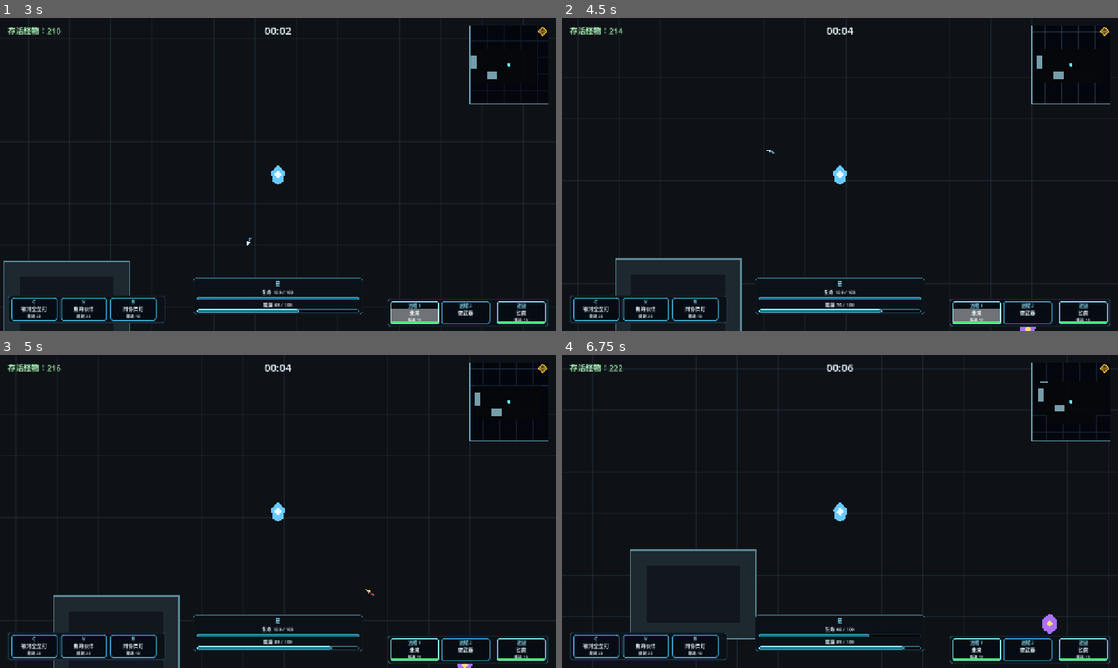
Above: before the commit, frames 1-4 (two rows, left to right).
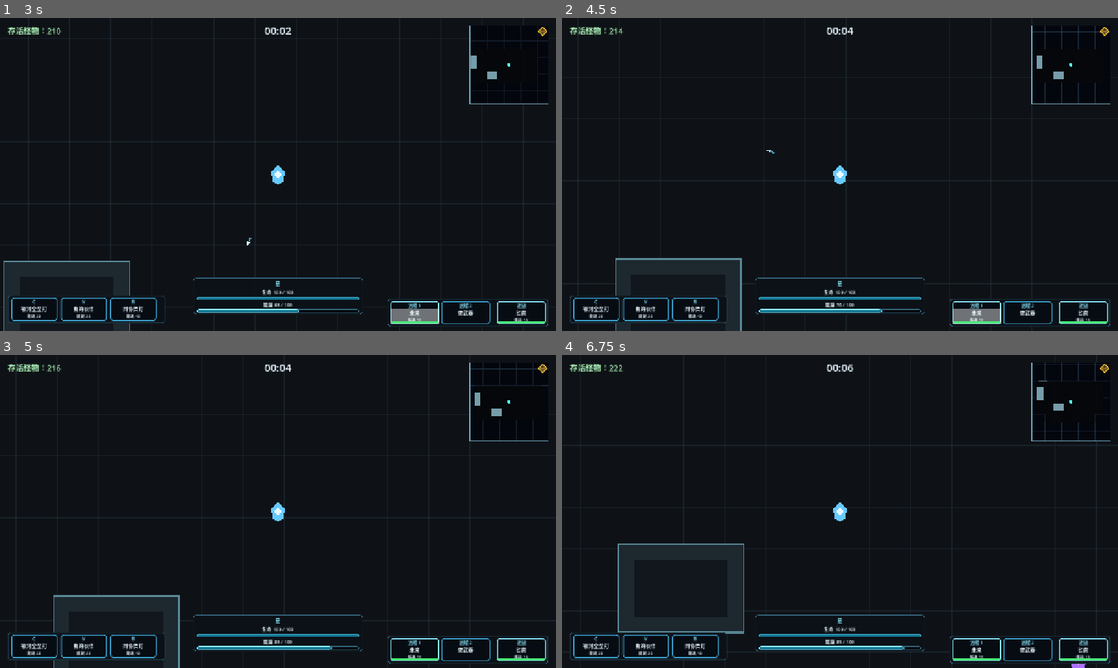
Above: after the commit, the same moments.

Repository: LisBam/StarHacker
Game: Godot game, scene res://scenes/game/game_world.tscn
Same seed, same stepped clock (60 frames per second), same inputs: the game is played once before the commit and once after it. This scene is started directly instead of the project's main scene.
Inputs (mouse positions are in pixels of both pictures, inside the frame that each line leads up to):
- Up to frame 1 (3 s): tap Enter at 0.5 s; move the mouse to (400, 158) at 0.52 s; hold D (move_right) 0.53-1.25 s; click (400, 158) at 0.6 s; drag from (166, 190) to (300, 174) at 1.27 s; tap Space (dodge) at 2, 2.1 s; move the mouse to (333, 105) at 2.02 s; hold D (move_right) 2.03-2.75 s; drag from (250, 237) to (300, 174) at 2.77 s
- Up to frame 2 (4.5 s): tap Enter at 3.5 s; move the mouse to (1006, 221) at 3.52 s; hold A (move_left) 3.53-4.25 s; tap H (select_hack_protocol) at 3.6 s; drag from (673, 127) to (756, 96) at 4.27 s
- Up to frame 3 (5 s): no input
- Up to frame 4 (6.75 s): tap Space (dodge) at 5 s; move the mouse to (867, 511) at 5.02 s; hold S (move_down) 5.03-5.75 s; tap 1 (switch_ranged_1) at 5.1 s; click (867, 511) at 5.17 s; drag from (756, 433) to (728, 527) at 5.77 s; move the mouse to (962, 495) at 6.52 s; hold W (move_up) from 6.53 s (still down); tap Mouse wheel down (switch_ranged_next) at 6.6 s

Frame 1 is identical in both runs. In frame 2, less than 0.1% of the frame differs, in the area x 82-86%, y 98-100%; in frame 3, less than 0.1%; in frame 4, 1.3%, in the area x 3-99%, y 2-100%.

Commit message:
1. 新增首次成功撤离前的怪物新手保护   2. 新增首次成功撤离后的保护结束提示   3. 同步联机怪物保护倍率与协议版本   4. 新增新手保护自动验证   5. 完善新手保护机制与框架文档

Diff:
--- a/project.godot
+++ b/project.godot
@@ -33,6 +33,7 @@
 BankService="*res://scripts/game/bank_service.gd"
 DispatchService="*res://scripts/game/dispatch_service.gd"
 StatsService="*res://scripts/game/stats_service.gd"
+NewcomerProtectionService="*res://scripts/game/newcomer_protection_service.gd"
 BountyService="*res://scripts/game/bounty_service.gd"
 SceneTransition="*res://scripts/game/scene_transition.gd"
 NetworkSession="*res://scripts/game/network_session.gd"
--- a/scripts/components/monster_simulation_manager.gd
+++ b/scripts/components/monster_simulation_manager.gd
@@ -47,6 +47,8 @@
 var _additional_anchor_nodes: Array[Node2D] = []
 ## 模式扩展效果倍率；默认空字典由怪物接口按中性值解析，GameWorld 初始化后写入风险合约整局配置。
 var _mode_extension_multipliers: Dictionary = {}
+## 新手保护怪物战斗属性倍率；默认 1.0 表示中性，GameWorld 在本局创建虚拟人口前写入主机权威值。
+var _newcomer_protection_multiplier: float = 1.0
 
 
 func initialize(player: Node2D, monster_parent: Node = null, target: Node = null, monster_group: StringName = &"") -> void:
@@ -65,6 +67,11 @@
 func set_mode_extension_multipliers(effect_multipliers: Dictionary) -> void:
 	## 缓存整局模式扩展倍率；虚拟人口每次实体化都重新应用，卸载记录只需继续保存生命比例。
 	_mode_extension_multipliers = effect_multipliers.duplicate(true)
+
+
+func set_newcomer_protection_multiplier(attribute_multiplier: float) -> void:
+	## 缓存本局新手保护倍率；每次虚拟记录实体化时重新应用，休眠重载不会遗漏或重复叠加。
+	_newcomer_protection_multiplier = clampf(attribute_multiplier, 0.01, 1.0)
 
 
 func _get_min_anchor_distance_squared(world_position: Vector2) -> float:
@@ -260,6 +267,8 @@
 		monster.scale *= Vector2(size_multiplier, size_multiplier)
 	if monster.has_method("apply_mode_extension_multipliers"):
 		monster.call("apply_mode_extension_multipliers", _mode_extension_multipliers)
+	if monster.has_method("apply_newcomer_protection_multiplier"):
+		monster.call("apply_newcomer_protection_multiplier", _newcomer_protection_multiplier)
 	if not _monster_group.is_empty():
 		monster.add_to_group(_monster_group)
 
--- a/scripts/enemies/basic_monster.gd
+++ b/scripts/enemies/basic_monster.gd
@@ -286,6 +286,8 @@
 var _spawn_size_multiplier: float = 1.0
 ## 出生属性倍率；取值通常为 0.7 到 1.3，默认 1，统一作用于生命、伤害、移速、攻击距离和攻击节奏。
 var _spawn_attribute_multiplier: float = 1.0
+## 新手保护战斗属性倍率；取值为 0.01 到 1，默认 1 表示不降级，生成路径在首次成功撤离前写入 0.5。
+var _newcomer_protection_multiplier: float = 1.0
 ## AI 决策剩余时间；默认 0 表示首次物理帧立即决策，ready 后会随机错峰避免所有怪物同帧射线和寻路。
 var _ai_update_remaining: float = 0.0
 ## AI 决策累计时间；默认 0，低频更新时累加真实经过时间供记忆、冷却和巡逻计时使用。
@@ -338,6 +340,37 @@
 	current_health = max_health
 	move_speed *= move_speed_multiplier
 	attack_power *= attack_power_multiplier
+	if is_inside_tree():
+		refresh_ai_configuration()
+		health_changed.emit(current_health, max_health)
+
+
+func apply_newcomer_protection_multiplier(attribute_multiplier: float) -> void:
+	## 应用首次成功撤离前的统一怪物战斗属性降级；本函数在出生随机与风险合约后仅调用一次。
+	## 冷却使用倍率的倒数，使 0.5 表示每秒攻击次数降为 50%，而不是把等待时间缩短为一半。
+	# 标准化保护倍率；最高限制为 1 防止配置错误把新手保护变成怪物强化。
+	var resolved_multiplier: float = clampf(attribute_multiplier, 0.01, 1.0)
+	_newcomer_protection_multiplier = resolved_multiplier
+	max_health *= resolved_multiplier
+	current_health = minf(current_health * resolved_multiplier, max_health)
+	max_shield *= resolved_multiplier
+	current_shield = minf(current_shield * resolved_multiplier, max_shield)
+	attack_damage *= resolved_multiplier
+	attack_power *= resolved_multiplier
+	defense_power *= resolved_multiplier
+	toughness *= resolved_multiplier
+	attack_impact_force *= resolved_multiplier
+	attack_front_recoil_force *= resolved_multiplier
+	attack_recoil_force *= resolved_multiplier
+	move_speed *= resolved_multiplier
+	vision_range *= resolved_multiplier
+	attack_range *= resolved_multiplier
+	attack_cooldown /= resolved_multiplier
+	# 已存在的护盾组件；直接实例化以外的运行时调用也同步更新组件，避免组件仍保留旧上限。
+	if _shield_component != null and _shield_component.has_method("configure_shield"):
+		_shield_component.call("configure_shield", max_shield, false)
+		if _shield_component.has_method("set_shield"):
+			_shield_component.call("set_shield", current_shield)
 	if is_inside_tree():
 		refresh_ai_configuration()
 		health_changed.emit(current_health, max_health)
--- a/scripts/enemies/ranged_monster.gd
+++ b/scripts/enemies/ranged_monster.gd
@@ -50,6 +50,20 @@
 	ranged_projectile_damage *= resolved_attribute_multiplier
 	ranged_projectile_impact_force *= resolved_attribute_multiplier
 	cooldown /= resolved_attribute_multiplier
+
+
+func apply_newcomer_protection_multiplier(attribute_multiplier: float) -> void:
+	## 应用远程怪物专属的保护期战斗降级；基础通用属性由父类处理，弹体与射程在此补齐。
+	# 标准化保护倍率；最高为 1，避免网络或配置异常把保护期远程怪物强化。
+	var resolved_multiplier: float = clampf(attribute_multiplier, 0.01, 1.0)
+	super.apply_newcomer_protection_multiplier(resolved_multiplier)
+	shoot_range *= resolved_multiplier
+	keep_distance *= resolved_multiplier
+	ranged_projectile_speed *= resolved_multiplier
+	ranged_projectile_damage *= resolved_multiplier
+	ranged_projectile_max_distance *= resolved_multiplier
+	ranged_projectile_impact_force *= resolved_multiplier
+	cooldown /= resolved_multiplier
 
 
 func _ready() -> void:
--- a/scripts/game/game_world.gd
+++ b/scripts/game/game_world.gd
@@ -474,6 +474,9 @@
 			if _monster_simulation_manager.has_method("set_mode_extension_multipliers"):
 				# 怪物扩展倍率；虚拟人口每次物化时统一应用，反复卸载与恢复不会重复叠加。
 				_monster_simulation_manager.call("set_mode_extension_multipliers", _mode_extension_effect_multipliers)
+			if _monster_simulation_manager.has_method("set_newcomer_protection_multiplier"):
+				# 新手保护倍率；由主机本地档案决定，虚拟人口和直接实例化回退路径均使用同一倍率。
+				_monster_simulation_manager.call("set_newcomer_protection_multiplier", _get_newcomer_protection_monster_attribute_multiplier())
 			# 同时活跃敌人上限缩放；骇入模式倍率（零装 0.6、超频 2.0）与联机成员倍率统一应用，标准单机保持原值。
 			_base_materialized_monster_limit = int(_monster_simulation_manager.get("max_materialized_monsters"))
 			_refresh_hack_protocol_population_limit()
@@ -2806,11 +2809,22 @@
 
 
 func _apply_mode_extension_monster_effects(monster: Node2D) -> void:
-	## 把风险合约的怪物属性倍率交给怪物自身处理；直接生成与虚拟人口实体化路径均使用同一接口。
+	## 按固定顺序把风险合约与新手保护交给怪物自身处理；直接生成与虚拟人口实体化路径均使用同一接口。
 	if monster == null:
 		return
 	if monster.has_method("apply_mode_extension_multipliers"):
 		monster.call("apply_mode_extension_multipliers", _mode_extension_effect_multipliers)
+	if monster.has_method("apply_newcomer_protection_multiplier"):
+		monster.call("apply_newcomer_protection_multiplier", _get_newcomer_protection_monster_attribute_multiplier())
+
+
+func _get_newcomer_protection_monster_attribute_multiplier() -> float:
+	## 返回本局怪物应使用的新手保护倍率；联机由主机生成路径读取自身档案并通过敌人生成消息同步给客户端。
+	# 新手保护服务；缺失时按中性倍率运行，避免独立场景或旧测试缺少 AutoLoad 时阻断怪物生成。
+	var newcomer_protection_service: Node = get_tree().root.get_node_or_null("NewcomerProtectionService")
+	if newcomer_protection_service == null or not newcomer_protection_service.has_method("get_monster_attribute_multiplier"):
+		return 1.0
+	return clampf(float(newcomer_protection_service.call("get_monster_attribute_multiplier")), 0.01, 1.0)
 
 
 func _get_target_monster_population() -> int:
--- a/scripts/game/network_combat_sync.gd
+++ b/scripts/game/network_combat_sync.gd
@@ -558,7 +558,7 @@
 
 
 func _broadcast_enemy_add(enemy_id: int, monster: Node2D) -> void:
-	## 广播一名敌人的生成参数；客户端据此实例化同场景傀儡并还原体型与属性倍率。
+	## 广播一名敌人的生成参数；客户端据此实例化同场景傀儡并还原体型、出生属性与主机新手保护倍率。
 	_network_session.call("broadcast_combat_message", {
 		"t": "enemy_add",
 		"id": enemy_id,
@@ -567,6 +567,7 @@
 		"y": monster.global_position.y,
 		"sm": float(monster.get("_spawn_size_multiplier")) if monster.get("_spawn_size_multiplier") != null else 1.0,
 		"am": float(monster.get("_spawn_attribute_multiplier")) if monster.get("_spawn_attribute_multiplier") != null else 1.0,
+		"npm": float(monster.get("_newcomer_protection_multiplier")) if monster.get("_newcomer_protection_multiplier") != null else 1.0,
 		"hp": float(monster.get("current_health")),
 		"mhp": float(monster.get("max_health")),
 	}, true)
@@ -650,6 +651,9 @@
 		return
 	if puppet.has_method("apply_spawn_variation"):
 		puppet.call("apply_spawn_variation", float(payload.get("sm", 1.0)), float(payload.get("am", 1.0)))
+	if puppet.has_method("apply_newcomer_protection_multiplier"):
+		# 主机保护倍率；客户端只按主机权威值还原傀儡，避免不同玩家档案导致同一怪物的本地伤害公式分歧。
+		puppet.call("apply_newcomer_protection_multiplier", clampf(float(payload.get("npm", 1.0)), 0.01, 1.0))
 	if puppet.has_method("enter_network_puppet_mode"):
 		puppet.call("enter_network_puppet_mode", Callable(self, "_on_puppet_damage_forward"))
 	# 傀儡的敌人网络编号元数据；受击转发按该编号定位主机权威敌人，避免每次命中反查傀儡表。
--- a/scripts/game/network_session.gd
+++ b/scripts/game/network_session.gd
@@ -33,8 +33,8 @@
 const DISCOVERY_REQUEST_MAGIC: String = "star_hacker_room_probe_v1"
 ## 房间探测回复魔法字符串；客户端只接受携带该标识的回复。
 const DISCOVERY_REPLY_MAGIC: String = "star_hacker_room_reply_v1"
-## 联机协议版本；版本 3 新增局内骇入协议快照与团队平均代价，版本不一致的房间会显示为不可加入。
-const PROTOCOL_VERSION: int = 3
+## 联机协议版本；版本 4 在敌人生成消息新增主机新手保护倍率，版本不一致的房间会显示为不可加入。
+const PROTOCOL_VERSION: int = 4
 ## 房间最大成员数量；默认 4 人小队，超出后主机会拒绝新的连接。
 const MAX_PLAYERS: int = 4
 ## 房间探测广播间隔；单位秒，发现开启期间按该周期向局域网发送探测请求。
--- /dev/null
+++ b/scripts/game/newcomer_protection_service.gd
@@ -0,0 +1,138 @@
+extends Node
+
+## 新手保护服务维护“尚未首次成功撤离”的永久进度，并向战斗世界提供统一的怪物战斗属性倍率。
+## 本服务只订阅 GlobalInventory 的正式结算状态，不依赖 HUD、地图或具体怪物类型；首次成功撤离后立即持久化结束状态。
+## 任何展示层可在结算后消费一次结束提示，但战斗期间不会向玩家展示保护正在生效的提示。
+
+## 首次成功撤离完成信号；HUD 等展示层可订阅并在当前结算流程中弹出一次结束提示。
+signal first_successful_extraction_completed
+
+## 新手保护独立存档路径；与库存、统计分离，保证首次撤离资格不受统计字段扩展影响。
+const SAVE_PATH: String = "user://newcomer_protection_state.json"
+## 新手保护存档版本；默认 1 仅保存首次成功撤离完成状态，未来字段调整时用于兼容读取。
+const SAVE_VERSION: int = 1
+## 保护期怪物战斗属性倍率；默认 0.50 表示生命、伤害、防御、移速等战斗属性降低至原来的 50%。
+const MONSTER_ATTRIBUTE_MULTIPLIER: float = 0.50
+## 成功撤离结算结果标识；与 GlobalInventory 的正式成功结算结果保持一致，其他结果不会结束保护。
+const SUCCESS_OUTCOME_RESULT: String = "success"
+
+## 是否已完成首次成功撤离；默认 false，false 时新手保护有效，首次正式成功结算后永久写为 true。
+var _has_completed_first_successful_extraction: bool = false
+## 结束提示是否尚未被 HUD 消费；默认 false，只在本次运行首次成功撤离后为 true，不写入存档避免跨场景重复弹窗。
+var _completion_notice_pending: bool = false
+## 全局库存服务缓存；默认从 AutoLoad 获取，用于监听正式对局状态转换与读取最后结算结果。
+var _global_inventory: Node
+
+
+func _ready() -> void:
+	## 服务在暂停状态下也需要可靠完成结算状态持久化，避免结算遮罩暂停场景树时遗漏写盘。
+	process_mode = Node.PROCESS_MODE_ALWAYS
+	# 存档读取结果；首次引入本服务时用于决定是否需要从既有生涯统计迁移已完成的成功撤离记录。
+	var state_loaded: bool = _load_state()
+	_migrate_existing_successful_extraction(state_loaded)
+	_connect_global_inventory()
+
+
+func _notification(what: int) -> void:
+	## 关闭窗口前再次写入已经结束的保护状态，防止结算后立刻关闭游戏造成状态回退。
+	if what == NOTIFICATION_WM_CLOSE_REQUEST:
+		_save_state()
+
+
+func is_newcomer_protection_active() -> bool:
+	## 返回当前档案是否仍处于首次成功撤离前；战斗世界只读取此查询，不直接访问服务私有状态。
+	return not _has_completed_first_successful_extraction
+
+
+func get_monster_attribute_multiplier() -> float:
+	## 返回当前怪物战斗属性倍率；保护结束后固定返回中性值 1.0，调用方可直接与其他模式倍率相乘。
+	return MONSTER_ATTRIBUTE_MULTIPLIER if is_newcomer_protection_active() else 1.0
+
+
+func consume_completion_notice() -> bool:
+	## 消费本次运行的首次撤离结束提示；同一结算流程重复查询只会有第一次返回 true。
+	if not _completion_notice_pending:
+		return false
+	_completion_notice_pending = false
+	return true
+
+
+func _connect_global_inventory() -> void:
+	## 连接正式结算状态源；AutoLoad 顺序异常时延后一帧重试，服务缺失不会阻断其他系统启动。
+	_global_inventory = get_tree().root.get_node_or_null("GlobalInventory")
+	if _global_inventory == null:
+		call_deferred("_connect_global_inventory")
+		return
+	if _global_inventory.has_signal("run_state_changed") and not _global_inventory.is_connected("run_state_changed", Callable(self, "_on_run_state_changed")):
+		_global_inventory.connect("run_state_changed", Callable(self, "_on_run_state_changed"))
+
+
+func _on_run_state_changed() -> void:
+	## 在正式对局结束时读取统一结算结果；开始对局、失败、逃跑和训练场都不会改变首次撤离资格。
+	if _has_completed_first_successful_extraction or _global_inventory == null:
+		return
+	if _global_inventory.has_method("is_combat_run_active") and bool(_global_inventory.call("is_combat_run_active")):
+		return
+	if not _global_inventory.has_method("get_last_run_outcome"):
+		return
+	# 最近结算结果；只有库存服务已经完成正式成功结算时才包含 success 标识。
+	var outcome: Dictionary = _global_inventory.call("get_last_run_outcome") as Dictionary
+	if str(outcome.get("result", "")) != SUCCESS_OUTCOME_RESULT:
+		return
+	_has_completed_first_successful_extraction = true
+	_completion_notice_pending = true
+	_save_state()
+	first_successful_extraction_completed.emit()
+
+
+func _migrate_existing_successful_extraction(state_loaded: bool) -> void:
+	## 首次引入独立保护存档时，读取既有生涯统计迁移已成功撤离的老档，避免老玩家重新获得保护。
+	if state_loaded or _has_completed_first_successful_extraction:
+		return
+	# 生涯统计服务；本服务注册在 StatsService 之后，缺失或独立测试时保持新档保护默认值。
+	var stats_service: Node = get_tree().root.get_node_or_null("StatsService")
+	if stats_service == null or not stats_service.has_method("get_statistics_snapshot"):
+		return
+	# 生涯统计快照；成功撤离大于 0 时说明该档已经越过首次撤离门槛，不应再次显示结束提示。
+	var statistics_snapshot: Dictionary = stats_service.call("get_statistics_snapshot") as Dictionary
+	if int(statistics_snapshot.get("total_success_extractions", 0)) <= 0:
+		return
+	_has_completed_first_successful_extraction = true
+	_save_state()
+
+
+func _save_state() -> void:
+	## 持久化首次撤离完成状态；只有项目注册的唯一 AutoLoad 可以写入，独立测试实例保持纯内存。
+	if get_tree() == null or get_tree().root.get_node_or_null("NewcomerProtectionService") != self:
+		return
+	# 存档数据；只保存永久进度，不保存当前弹窗是否已展示等运行期 UI 状态。
+	var save_data: Dictionary = {
+		"version": SAVE_VERSION,
+		"has_completed_first_successful_extraction": _has_completed_first_successful_extraction,
+	}
+	# 存档文件；打开失败时保留内存状态，后续结算或退出时会再次尝试写入。
+	var save_file: FileAccess = FileAccess.open(SAVE_PATH, FileAccess.WRITE)
+	if save_file != null:
+		save_file.store_string(JSON.stringify(save_data))
+		save_file.close()
+
+
+func _load_state() -> bool:
+	## 读取首次撤离完成状态；文件缺失、损坏或字段异常时按新档保护有效处理。
+	if not FileAccess.file_exists(SAVE_PATH):
+		return false
+	# 存档文件；无法读取时继续保持默认保护状态。
+	var save_file: FileAccess = FileAccess.open(SAVE_PATH, FileAccess.READ)
+	if save_file == null:
+		return false
+	# 存档文本；读取后立即关闭句柄，避免后续结算覆盖状态时占用同一文件。
+	var save_text: String = save_file.get_as_text()
+	save_file.close()
+	# 解析结果；仅接受字典根节点，避免错误数据关闭玩家的新手保护。
+	var parsed_data: Variant = JSON.parse_string(save_text)
+	if not (parsed_data is Dictionary):
+		return false
+	# 存档字典；当前版本只读取完成标识，缺失字段按 false 处理以兼容旧档。
+	var save_data: Dictionary = parsed_data as Dictionary
+	_has_completed_first_successful_extraction = bool(save_data.get("has_completed_first_successful_extraction", false))
+	return true
--- a/scripts/game/save_archive_service.gd
+++ b/scripts/game/save_archive_service.gd
@@ -29,6 +29,7 @@
 	"banner_notification_settings.cfg",
 	"debug_settings.cfg",
 	"global_inventory.json",
+	"newcomer_protection_state.json",
 	"shop_state.json",
 	"stock_market_state.json",
 	"mining_farm_state.json",
--- a/scripts/ui/combat_hud.gd
+++ b/scripts/ui/combat_hud.gd
@@ -421,6 +421,8 @@
 var _developer_training_access_unlocked: bool = false
 ## 逃跑二次确认弹窗；默认运行时创建并在暂停状态处理输入，确认后才执行正式战斗损失结算。
 var _escape_confirmation_dialog: CommonConfirmationDialog
+## 新手保护结束提示弹窗；默认运行时创建，仅在玩家本档首次成功撤离的结算后展示一次。
+var _newcomer_protection_ended_dialog: CommonConfirmationDialog
 ## 当前结算结构化结果；默认空字典，结算弹窗打开后缓存获得与丢失条目供分类按钮重复重建。
 var _settlement_outcome: Dictionary = {}
 ## 结算获得物品主分类；取值为 all、weapons 或 resources，默认全部与战斗背包分类入口一致。
@@ -569,6 +571,7 @@
 	_build_risk_contract_view()
 	_build_hack_protocol_view()
 	_build_escape_confirmation_dialog()
+	_build_newcomer_protection_ended_dialog()
 	_build_combat_status_panel()
 	_build_nearby_drop_panel()
 	_build_supply_extraction_overlay()
@@ -2478,6 +2481,15 @@
 	_escape_confirmation_dialog.process_mode = Node.PROCESS_MODE_ALWAYS
 	_escape_confirmation_dialog.confirmed.connect(_on_escape_confirmed)
 	_root_control.add_child(_escape_confirmation_dialog)
+
+
+func _build_newcomer_protection_ended_dialog() -> void:
+	## 创建首次成功撤离后的单按钮信息弹窗；与逃跑确认分离实例，避免两个结算流程复用时状态串扰。
+	if _newcomer_protection_ended_dialog != null:
+		return
+	_newcomer_protection_ended_dialog = COMMON_CONFIRMATION_DIALOG_SCRIPT.new() as CommonConfirmationDialog
+	_newcomer_protection_ended_dialog.process_mode = Node.PROCESS_MODE_ALWAYS
+	_root_control.add_child(_newcomer_protection_ended_dialog)
 
 
 func _build_pause_key_binding_navigation() -> void:
@@ -4335,6 +4347,7 @@
 	if global_inventory != null and global_inventory.has_method("complete_combat_run_success"):
 		outcome = global_inventory.call("complete_combat_run_success")
 	_present_run_outcome(outcome)
+	_show_newcomer_protection_end_notice_if_needed()
 
 
 func _show_failure_settlement(reason: String, retained_ratio: float = -1.0, equipment_retained_ratio: float = -1.0) -> void:
@@ -4417,6 +4430,19 @@
 	else:
 		_death_title_label.add_theme_color_override("font_color", Color(1.0, 0.46, 0.52, 1.0))
 	_set_death_overlay_visible(true)
+
+
+func _show_newcomer_protection_end_notice_if_needed() -> void:
+	## 在首次成功撤离结算遮罩就绪后展示结束提示；保护期内不创建任何 HUD 文案或战斗内提示。
+	if _newcomer_protection_ended_dialog == null:
+		return
+	# 新手保护服务；负责保证该通知只被当前首次撤离结算消费一次。
+	var newcomer_protection_service: Node = get_tree().root.get_node_or_null("NewcomerProtectionService")
+	if newcomer_protection_service == null or not newcomer_protection_service.has_method("consume_completion_notice"):
+		return
+	if not bool(newcomer_protection_service.call("consume_completion_notice")):
+		return
+	_newcomer_protection_ended_dialog.present_information("提示", "首次成功撤离，新手保护结束！")
 
 
 func _rebuild_settlement_list() -> void:
--- /dev/null
+++ b/tests/newcomer_protection_test.gd
@@ -0,0 +1,141 @@
+extends Node
+
+## 新手保护专项自动验证覆盖服务默认倍率、首次成功撤离状态切换、近战与远程怪物战斗属性降级、冷却反向换算和联机协议代际。
+## 属性倍率测试只创建未加入场景树的临时对象；正式结算测试会访问 AutoLoad，必须在独立用户数据目录运行以隔离日常存档。
+
+## 基础怪物脚本；用于创建脱离场景树的近战属性测试对象，避免加载完整战斗世界。
+const BASIC_MONSTER_SCRIPT: Script = preload("res://scripts/enemies/basic_monster.gd")
+## 远程怪物脚本；用于验证父类保护属性与远程弹体专属属性会共同降低。
+const RANGED_MONSTER_SCRIPT: Script = preload("res://scripts/enemies/ranged_monster.gd")
+## 新手保护服务脚本；用于验证新档默认处于保护状态且统一输出 0.50 倍率。
+const NEWCOMER_PROTECTION_SERVICE_SCRIPT: Script = preload("res://scripts/game/newcomer_protection_service.gd")
+## 联机会话脚本；用于读取新增敌人保护倍率后要求的协议版本。
+const NETWORK_SESSION_SCRIPT: Script = preload("res://scripts/game/network_session.gd")
+
+## 当前失败数量；默认 0，任何断言失败后递增，并在全部检查后决定进程退出码。
+var _failure_count: int = 0
+
+
+func _ready() -> void:
+	## 顺序执行属性与正式结算验证；测试命令必须指定隔离 APPDATA，保证实际持久化事件不触及日常用户存档。
+	_test_newcomer_service_default_state()
+	_test_first_successful_extraction_transition()
+	_test_basic_monster_protection_attributes()
+	_test_ranged_monster_protection_attributes()
+	_test_network_protocol_version()
+	if _failure_count > 0:
+		push_error("新手保护专项测试失败：%d 项。" % _failure_count)
+		get_tree().quit(1)
+		return
+	print("NEWCOMER_PROTECTION_TEST_PASS")
+	get_tree().quit(0)
+
+
+func _test_newcomer_service_default_state() -> void:
+	## 验证未读取存档的独立服务实例保持新档保护状态，并返回需求声明的 50% 怪物属性倍率。
+	# 临时服务实例；未加入根节点，因此其私有保存守卫不会获得用户目录写入权限。
+	var protection_service: Node = NEWCOMER_PROTECTION_SERVICE_SCRIPT.new() as Node
+	_check(protection_service != null, "新手保护服务脚本必须可实例化。")
+	if protection_service == null:
+		return
+	_check(bool(protection_service.call("is_newcomer_protection_active")), "新档默认必须启用新手保护。")
+	_check(is_equal_approx(float(protection_service.call("get_monster_attribute_multiplier")), 0.50), "新手保护怪物属性倍率必须固定为 0.50。")
+	protection_service.free()
+
+
+func _test_first_successful_extraction_transition() -> void:
+	## 验证正式对局首次成功结算会永久结束保护，并且结束提示只能在当前结算流程消费一次。
+	# 全局库存服务；正式成功撤离由该服务写入结算结果并发送状态变化信号。
+	var global_inventory: Node = get_tree().root.get_node_or_null("GlobalInventory")
+	# 项目注册的新手保护服务；本测试运行在独立 APPDATA 中，允许验证真实持久化事件而不影响日常存档。
+	var protection_service: Node = get_tree().root.get_node_or_null("NewcomerProtectionService")
+	_check(global_inventory != null, "正式结算测试必须取得全局库存服务。")
+	_check(protection_service != null, "正式结算测试必须取得项目注册的新手保护服务。")
+	if global_inventory == null or protection_service == null:
+		return
+	_check(bool(protection_service.call("is_newcomer_protection_active")), "首次成功撤离前全局新手保护必须有效。")
+	global_inventory.call("begin_combat_run", false)
+	# 正式结算结果；成功标识是服务结束保护的唯一有效触发条件。
+	var outcome: Dictionary = global_inventory.call("complete_combat_run_success") as Dictionary
+	_check(str(outcome.get("result", "")) == "success", "正式成功撤离必须产生 success 结算结果。")
+	_check(not bool(protection_service.call("is_newcomer_protection_active")), "首次正式成功撤离后新手保护必须结束。")
+	_check(bool(protection_service.call("consume_completion_notice")), "首次成功撤离后必须产生一次结束提示。")
+	_check(not bool(protection_service.call("consume_completion_notice")), "结束提示被消费后不得在同一结算流程重复弹出。")
+
+
+func _test_basic_monster_protection_attributes() -> void:
+	## 验证近战怪物的生命、护盾、攻防、移动、视野、攻击距离和攻击频率均按保护规则变弱。
+	# 临时近战怪物；所有字段显式赋值，避免默认值变化掩盖倍率错误。
+	var monster: BasicMonster = BASIC_MONSTER_SCRIPT.new() as BasicMonster
+	_check(monster != null, "基础怪物脚本必须可实例化。")
+	if monster == null:
+		return
+	monster.max_health = 100.0
+	monster.current_health = 80.0
+	monster.max_shield = 40.0
+	monster.current_shield = 30.0
+	monster.attack_damage = 40.0
+	monster.attack_power = 120.0
+	monster.defense_power = 60.0
+	monster.toughness = 20.0
+	monster.attack_impact_force = 100.0
+	monster.attack_front_recoil_force = 30.0
+	monster.attack_recoil_force = 10.0
+	monster.move_speed = 200.0
+	monster.vision_range = 500.0
+	monster.attack_range = 80.0
+	monster.attack_cooldown = 0.8
+	monster.apply_newcomer_protection_multiplier(0.50)
+	_check(is_equal_approx(monster.max_health, 50.0), "近战怪物最大生命必须降低至 50%。")
+	_check(is_equal_approx(monster.current_health, 40.0), "近战怪物当前生命必须按相同比例降低。")
+	_check(is_equal_approx(monster.max_shield, 20.0) and is_equal_approx(monster.current_shield, 15.0), "近战怪物护盾上限与当前值必须降低至 50%。")
+	_check(is_equal_approx(monster.attack_damage, 20.0) and is_equal_approx(monster.attack_power, 60.0), "近战怪物伤害与攻击力必须降低至 50%。")
+	_check(is_equal_approx(monster.defense_power, 30.0) and is_equal_approx(monster.toughness, 10.0), "近战怪物防御与韧性必须降低至 50%。")
+	_check(is_equal_approx(monster.move_speed, 100.0) and is_equal_approx(monster.vision_range, 250.0) and is_equal_approx(monster.attack_range, 40.0), "近战怪物移速、视野与攻击距离必须降低至 50%。")
+	_check(is_equal_approx(monster.attack_cooldown, 1.6), "近战怪物冷却必须翻倍，使每秒攻击次数降低至 50%。")
+	monster.free()
+
+
+func _test_ranged_monster_protection_attributes() -> void:
+	## 验证远程怪物除继承属性外，射程、弹体伤害、速度、距离、冲击力和冷却均按保护规则处理。
+	# 临时远程怪物；显式写入基础与远程字段，确保父类与覆写函数都被验证。
+	var monster: RangedMonster = RANGED_MONSTER_SCRIPT.new() as RangedMonster
+	_check(monster != null, "远程怪物脚本必须可实例化。")
+	if monster == null:
+		return
+	monster.max_health = 80.0
+	monster.current_health = 80.0
+	monster.attack_power = 150.0
+	monster.shoot_range = 500.0
+	monster.keep_distance = 260.0
+	monster.ranged_projectile_speed = 600.0
+	monster.ranged_projectile_damage = 20.0
+	monster.ranged_projectile_max_distance = 550.0
+	monster.ranged_projectile_impact_force = 25.0
+	monster.cooldown = 1.0
+	monster.apply_newcomer_protection_multiplier(0.50)
+	_check(is_equal_approx(monster.max_health, 40.0) and is_equal_approx(monster.attack_power, 75.0), "远程怪物继承生命与攻击力必须降低至 50%。")
+	_check(is_equal_approx(monster.shoot_range, 250.0) and is_equal_approx(monster.keep_distance, 130.0), "远程怪物射程与保持距离必须降低至 50%。")
+	_check(is_equal_approx(monster.ranged_projectile_speed, 300.0) and is_equal_approx(monster.ranged_projectile_damage, 10.0), "远程弹体速度与伤害必须降低至 50%。")
+	_check(is_equal_approx(monster.ranged_projectile_max_distance, 275.0) and is_equal_approx(monster.ranged_projectile_impact_force, 12.5), "远程弹体距离与冲击力必须降低至 50%。")
+	_check(is_equal_approx(monster.cooldown, 2.0), "远程怪物冷却必须翻倍，使每秒开火次数降低至 50%。")
+	monster.free()
+
+
+func _test_network_protocol_version() -> void:
+	## 验证含 npm 字段的敌人生成消息通过新协议代际隔离，旧客户端不会误以中性倍率解析。
+	# 临时会话服务；只读取协议常量，不创建网络端口或写入任何会话状态。
+	var network_session: Node = NETWORK_SESSION_SCRIPT.new() as Node
+	_check(network_session != null, "联机会话脚本必须可实例化。")
+	if network_session == null:
+		return
+	_check(int(network_session.call("get_protocol_version")) == 4, "敌人新手保护倍率同步后联机协议版本必须为 4。")
+	network_session.free()
+
+
+func _check(condition: bool, failure_message: String) -> void:
+	## 记录单条断言失败；保留后续检查以便一次运行输出全部不符合预期的属性。
+	if condition:
+		return
+	_failure_count += 1
+	push_error(failure_message)
--- /dev/null
+++ b/tests/newcomer_protection_test.tscn
@@ -0,0 +1,6 @@
+[gd_scene load_steps=2 format=3]
+
+[ext_resource type="Script" path="res://tests/newcomer_protection_test.gd" id="1_newcomer_protection_test"]
+
+[node name="NewcomerProtectionTest" type="Node"]
+script = ExtResource("1_newcomer_protection_test")
Not shown, added: scripts/game/newcomer_protection_service.gd.uid
Not shown, added: tests/newcomer_protection_test.gd.uid
Not shown, changed: docs/enemy_ai.md
Not shown, changed: docs/game_framework.md
Not shown, changed: docs/mode_extensions.md
Not shown, changed: docs/multiplayer.md
Not shown, changed: docs/功能验证测试规范.md
Not shown, changed: docs/游戏机制与玩法内容.md
Not shown, changed: 临时反馈文档.md
